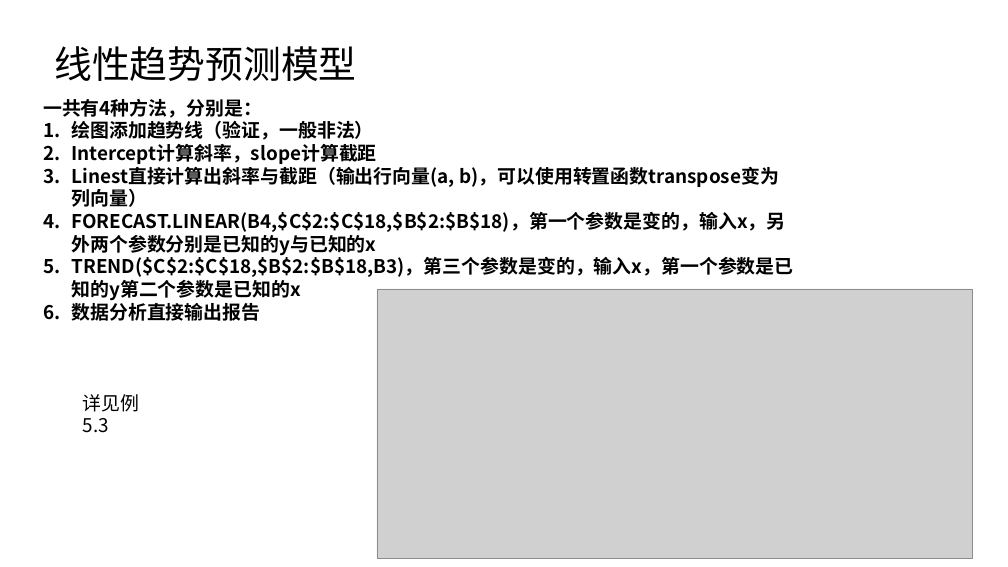
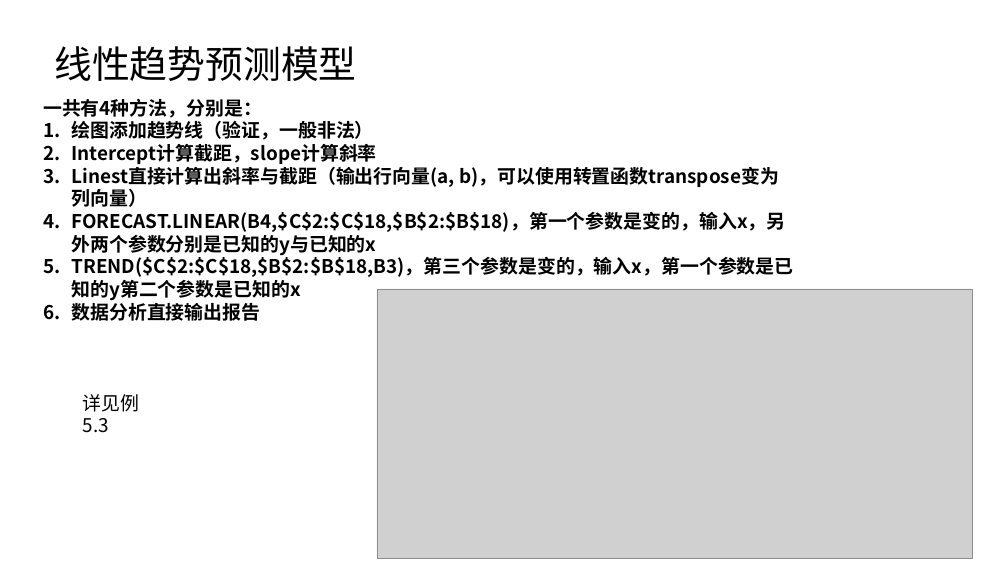
Before and after one commit to 404NWF3/SUFE_DS, a slide deck: slide 44 of One Last JGJ.pptx. Drawn at 1008x567 pixels with LibreOffice and Linux fonts; fonts in the diff are those of the drawing; grey boxes stand for pictures. Boxes give left, top, right and bottom in pixels: in the first picture for what was removed or moved away, otherwise in the second. Text is boxed around its words. In the diff, an @@ line names an element or a change of style, - is before the commit and + after.

```diff
--- a/One Last JGJ.pptx
+++ b/One Last JGJ.pptx
@@ text at [71, 144, 376, 164]: text changed @@
-2. Intercept计算斜率，slope计算截距
+2. Intercept计算截距，slope计算斜率
```
Also in this commit, not shown: 1 other file.
